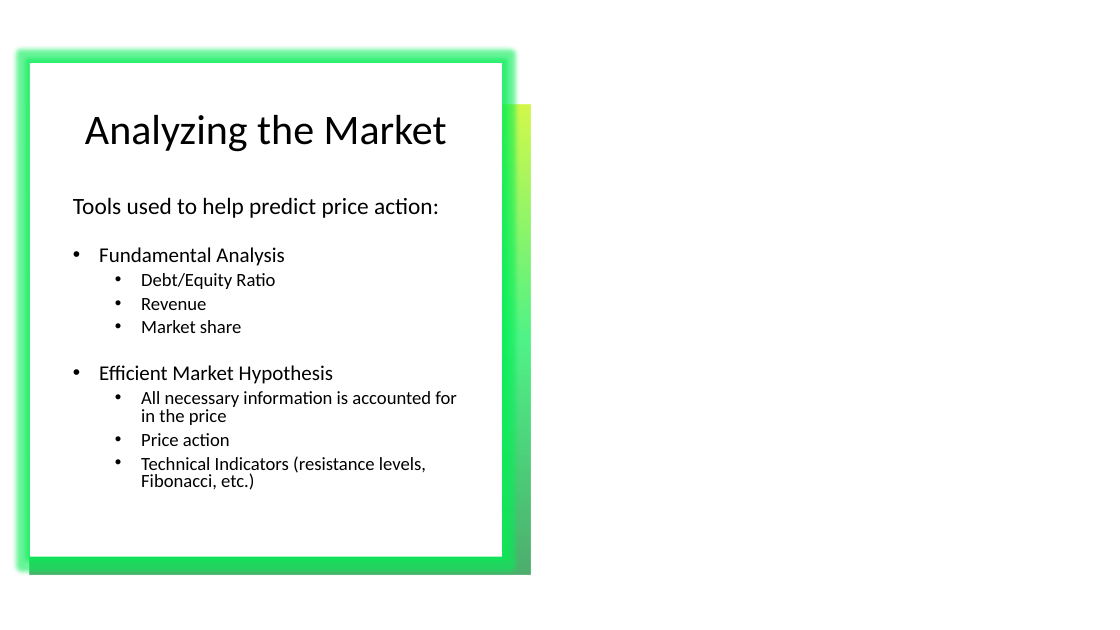
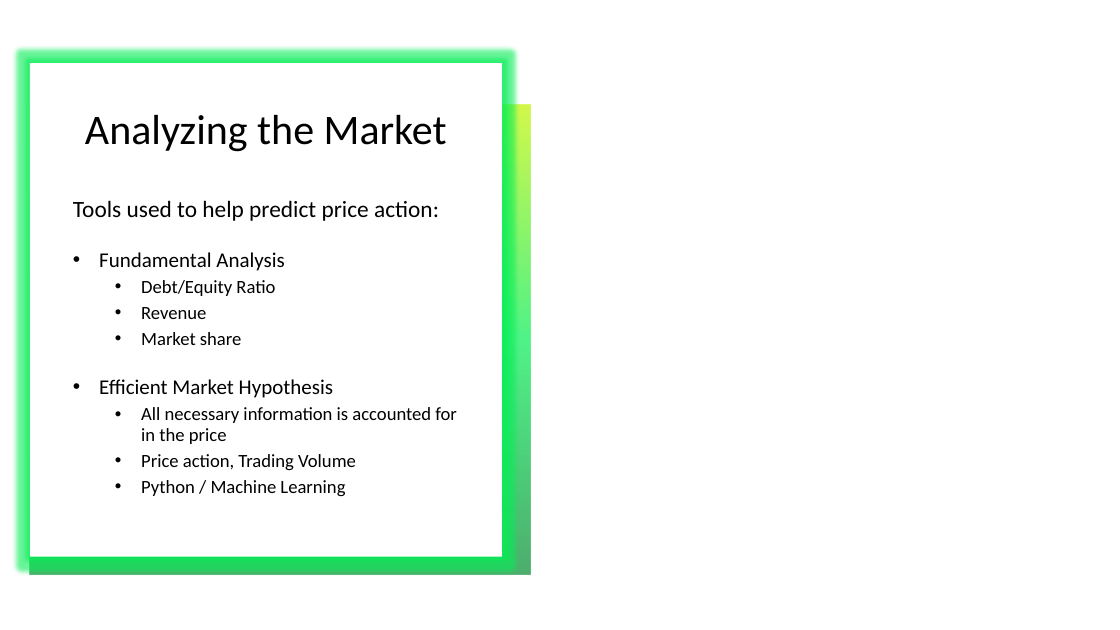
Before and after one commit to DuvanDiaz/StockPrediction, a slide deck: slide 3 of Machine Learning Presentation.pptx. Drawn at 1120x630 pixels with LibreOffice and Linux fonts; fonts in the diff are those of the drawing; background and template pictures are left out. Boxes give left, top, right and bottom in pixels: in the first picture for what was removed or moved away, otherwise in the second. Text is boxed around its words. In the diff, an @@ line names an element or a change of style, - is before the commit and + after.

```diff
--- a/Machine Learning Presentation.pptx
+++ b/Machine Learning Presentation.pptx
@@ text at (73,200,457,444): line spacing 1.4 to 1.5; line spacing 0.8 to 0.9 @@
@@ text at (141,454,356,496): text changed @@
-  • Price action
-  • Technical Indicators (resistance levels, Fibonacci, etc.)
+  • Price action, Trading Volume
+  • Python / Machine Learning
```
Also in this commit, not shown: 1 other slide changed, 3 other files.
